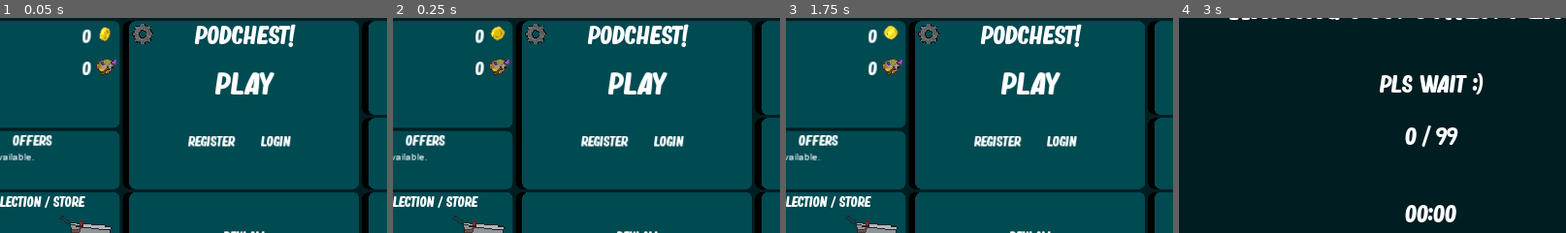
Above: before the commit, frames 1-4 (left to right).
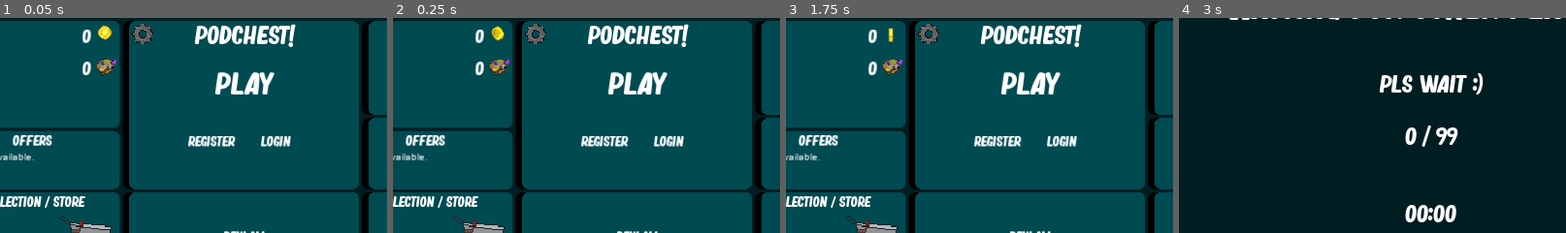
Above: after the commit, the same moments.

Repository: Ludermis/Podchest
Game: Godot game, scene res://Prefabs/Scenes/MainScene.tscn
Two runs of this game, one before a commit and one after it. Both use one fixed random seed, a clock stepped at 60 frames per second and the inputs below.
Inputs (mouse positions are % of the whole screen's width and height, from its top left):
- Up to frame 1 (0.05 s): no input
- Up to frame 2 (0.25 s): no input
- Up to frame 3 (1.75 s): click "Play" at 0.5 s; click "Main Menu" at 1.25 s
- Up to frame 4 (3 s): click "Play" at 2 s; tap Enter at 2.75 s; move the mouse to (72, 45) at 2.77 s; hold D (right) from 2.78 s (still down); click (72, 45) at 2.85 s
The pictures show only the part of the screen within x 18-68%, y 10-60%; the shares and areas given below are measured in that part.

The runs differ from the first frame. In frame 1, 0.2% of the frame differs, in the area x 25-30%, y 3-11%; in frame 2, 0.1%; in frame 3, 0.2%, in the area x 25-30%, y 3-12%; in frame 4, nothing differs.

Commit message:
Lynext
Updates

Diff:
--- a/Prefabs/Scenes/MainScene.tscn
+++ b/Prefabs/Scenes/MainScene.tscn
@@ -480,21 +480,21 @@
 [node name="CoinSprite" type="AnimatedSprite" parent="AccountPanel"]
 position = Vector2( 411.432, 42.1931 )
 scale = Vector2( 2, 2 )
-frames = SubResource( 13 )
-frame = 1
+frames = SubResource( 65 )
+frame = 4
 playing = true
 
 [node name="APSprite" type="AnimatedSprite" parent="AccountPanel"]
 position = Vector2( 415.531, 112.682 )
 scale = Vector2( 0.6, 0.6 )
-frames = SubResource( 15 )
+frames = SubResource( 66 )
 
 [node name="CoinLabel" type="Label" parent="AccountPanel"]
 margin_left = 160.0
 margin_top = 13.0
 margin_right = 376.0
 margin_bottom = 61.0
-custom_fonts/font = SubResource( 16 )
+custom_fonts/font = SubResource( 67 )
 custom_colors/font_color = Color( 1, 1, 1, 1 )
 text = "0"
 align = 2
--- a/Scripts/Global/Vars.gd
+++ b/Scripts/Global/Vars.gd
@@ -1,6 +1,6 @@
 extends Node
 
-var serverIP = "localhost"
+var serverIP = "lynext.net"
 var serverPort = 27015
 var dirtCount = 0
 var dirts = {}
Not shown: 52 places in Prefabs/Scenes/MainScene.tscn that only renumber resources
Not shown, changed: export_presets.cfg
